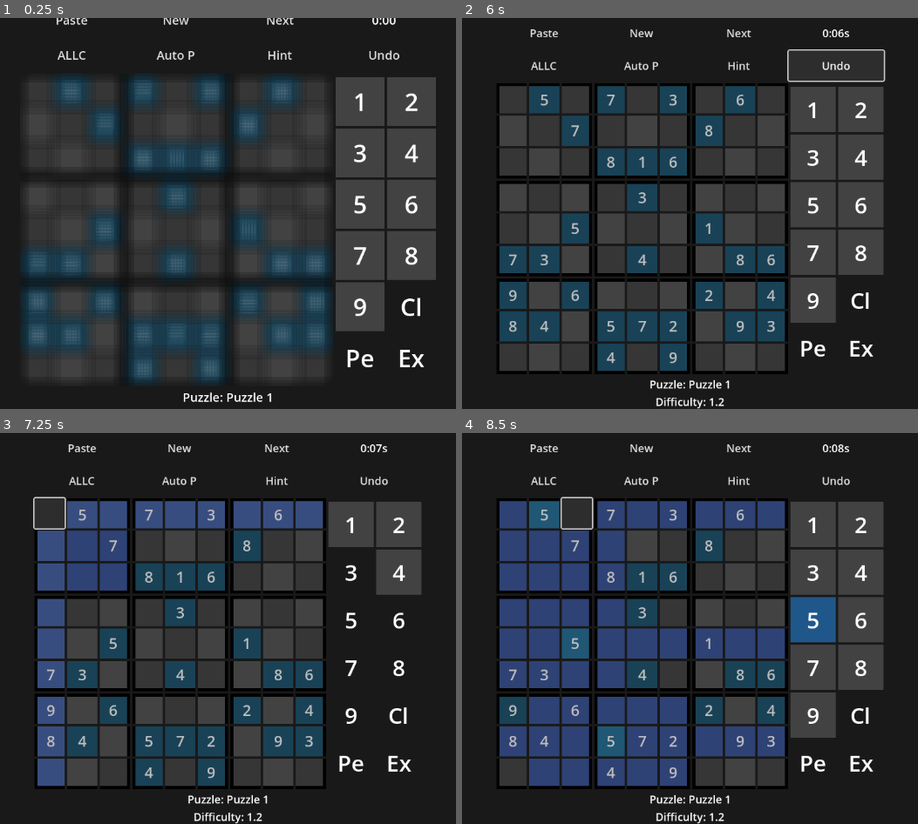
Above: before the commit, frames 1-4 (two rows, left to right).
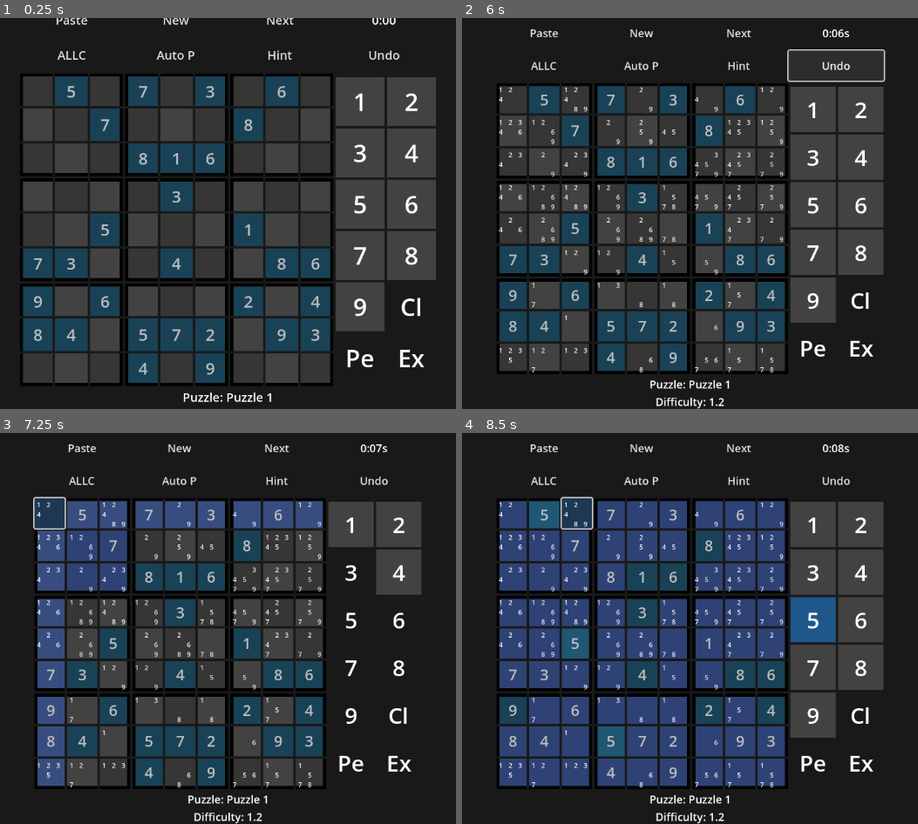
Above: after the commit, the same moments.

Repository: emmertex/nice_sudoku
Game: Godot game, scene res://game_screen.tscn
Two runs of this game, one before a commit and one after it. Both use one fixed random seed, a clock stepped at 60 frames per second and the inputs below.
Inputs (mouse positions are in pixels of both pictures, inside the frame that each line leads up to):
- Up to frame 1 (0.25 s): no input
- Up to frame 2 (6 s): click "Paste" at 0.5 s; click "ALLC" at 1.25 s; click "Num" at 2 s; click "RC" at 2.75 s; click "RCB" at 3.5 s; click "ALL" at 4.25 s; click "Auto P" at 5 s; click "Undo" at 5.75 s
- Up to frame 3 (7.25 s): click (50, 511) at 6.52 s
- Up to frame 4 (8.5 s): click "5" at 7.25 s; click (576, 511) at 8.02 s

The runs differ from the first frame. In frame 1, 13% of the frame differs, in the area x 4-74%, y 14-95%; in frame 2, 1.2%; in frame 3, 1.7%; in frame 4, 9.1%.

Commit message:
More bugs and usability fixes

Diff:
--- a/game_screen.gd
+++ b/game_screen.gd
@@ -5,6 +5,7 @@
 const CLR_BOARD2 = Color(0.26, 0.26, 0.26)
 const CLR_GIVEN = Color(0.1, 0.3, 0.4, 0.8)
 const CLR_SELECT = Color(0.13, 0.4, 0.65, 0.8)
+const CLR_HOVER = Color(0.13, 0.4, 0.65, 0.4)
 const CLR_SAME = Color(0.13, 0.4, 0.55, 0.8)
 const CLR_PLUS = Color(0.25, 0.35, 0.6, 0.8)
 const CLR_BLOCK = Color(0.2, 0.3, 0.55, 0.8)
@@ -61,22 +62,25 @@
 func _initialize():
 	sudoku = Sudoku.new()
 	$ColorRect.color = CLR_BACKGROUND
-	# blur_overlay.material = ShaderMaterial.new()
-	# blur_overlay.material.shader = load("res://blur_shader.gdshader")
-	# blur_overlay.visible = false
 
 func _setup_ui():
 	_create_grid()
 	_setup_number_buttons()
-	update_puzzle_info()
+	_update_ui()
 
 
 func _load_initial_puzzle():
 	load_puzzle(0, "easy")
-	update_puzzle_info()
 	get_tree().call_group("root", "queue_free")
 	get_tree().root.call_deferred("add_child", self)
 	_on_viewport_size_changed()
+
+func _update_ui():
+	_update_buttons()
+	_update_grid()
+	_update_pencil()
+	_update_grid_highlights()
+	update_puzzle_info()
 
 func _connect_signals():
 	get_viewport().size_changed.connect(_on_viewport_size_changed)
@@ -88,12 +92,10 @@
 func load_puzzle(index: int, difficulty: String):
 	sudoku.puzzle_selected = difficulty
 	if sudoku.load_puzzle(sudoku.puzzles[sudoku.puzzle_selected], index):
-		_update_grid()
 		selected_cell = Vector2(-1, -1)
-		_update_grid_highlights()
 		timer_running = true
 		sudoku.puzzle_time = 0
-		_update_buttons()
+		_update_ui()
 	else:
 		print("Failed to load puzzle")
 
@@ -129,6 +131,9 @@
 
 			button.set_custom_minimum_size(Vector2(button_size, button_size))
 			button.add_theme_font_size_override("font_size", button_size * 0.5)
+			var hover_style = StyleBoxFlat.new()
+			hover_style.set_bg_color(CLR_HOVER)
+			button.add_theme_stylebox_override("hover", hover_style)
 			button.pressed.connect(_on_cell_pressed.bind(row, col))
 
 			# Add thicker borders for 3x3 subgrids
@@ -159,6 +164,9 @@
 		var button = number_buttons.get_node("Button" + str(i))
 		button.set_custom_minimum_size(Vector2(button_size,button_size))
 		button.add_theme_font_size_override("font_size", button_size * 0.5)
+		var hover_style = StyleBoxFlat.new()
+		hover_style.set_bg_color(CLR_HOVER)
+		button.add_theme_stylebox_override("hover", hover_style)
 		if i < 10:
 			button.set_text(str(i))
 			button.pressed.connect(_on_number_button_pressed.bind(i))
@@ -167,7 +175,6 @@
 func _on_cell_pressed(row: int, col: int):
 	if selected_cell == Vector2(row, col):
 		selected_cell = Vector2(-1, -1)
-		_update_buttons()
 		_update_grid_highlights()
 		return
 	selected_cell = Vector2(row, col)
@@ -175,8 +182,6 @@
 		if !sudoku.is_given_number(row, col):
 			sudoku.clear_number(row, col)
 			selected_cell = Vector2(-1, -1)
-			_update_grid()
-			_update_pencil()
 
 	if mode == Mode.NUMBER:
 		if sudoku.grid[row][col] == 0:
@@ -185,22 +190,17 @@
 				selected_cell = Vector2(-1, -1)
 		else:
 			selected_num = sudoku.grid[row][col]
-		sudoku.update_RnCnBn()
-		_update_grid()
-		_update_pencil()
+		sudoku.generate_RnCnBn()
 
 	if mode == Mode.PENCIL:
 		if sudoku.grid[row][col] == 0:
 			sudoku.swap_pencil(row, col, selected_num)
 		selected_cell = Vector2(-1, -1)
-		_update_pencil()
 	if mode == Mode.PENCIL_EXCLUDE:
 		if sudoku.grid[row][col] == 0:
 			sudoku.swap_exclude(row, col, selected_num)
 		selected_cell = Vector2(-1, -1)
-		_update_pencil()
-
-	_update_grid_highlights()
+	_update_ui()
 
 func _update_pencil():
 	for row in range(9):
@@ -225,28 +225,21 @@
 			mode = Mode.NUMBER
 			selected_num = number
 			selected_cell = Vector2(-1,-1)
-			sudoku.update_RnCnBn()
-			_update_grid_highlights()
-			_update_grid()
-			_update_pencil()
-			_update_buttons()
+			sudoku.generate_RnCnBn()
+			_update_ui()
 			return
 	if selected_num == number:
 		selected_num = 0
-		_update_buttons()
-		_update_grid_highlights()
+		_update_ui()
+		return
 	selected_num = number
 	if selected_cell.x >= 0 and selected_cell.y >= 0:
 		if mode == Mode.NUMBER:
 			if sudoku.set_number(selected_cell.x, selected_cell.y, number):
-				sudoku.update_RnCnBn()
-				_update_grid()
-				_update_pencil()
+				sudoku.generate_RnCnBn()
 			selected_cell = Vector2(-1,-1)
-			_update_grid_highlights()
 		selected_num = 0
-	_update_grid_highlights()
-	_update_buttons()
+	_update_ui()
 
 func _update_grid():
 	for row in range(9):
@@ -261,6 +254,14 @@
 	if sudoku.is_completed():
 		timer_running = false
 		save_completed_puzzle()
+		show_puzzle_done_popup()
+
+func show_puzzle_done_popup():
+	var popupDone = preload("res://puzzleDone.tscn").instantiate()
+	var dimensions = get_viewport().get_visible_rect().size
+	popupDone.size = Vector2(dimensions.x * 0.5, dimensions.y * 0.5)
+	add_child(popupDone)
+	popupDone.popup_centered()
 
 func _update_buttons():
 	var needed = sudoku.get_needed_numbers()
@@ -306,8 +307,6 @@
 		button.add_theme_stylebox_override("hover", style)
 
 func _update_grid_highlights():
-	_update_buttons()
-
 	match highlight_mode:
 		HighlightMode.NUM:
 			highlight_button.text = "Num"
@@ -530,7 +529,6 @@
 	label.horizontal_alignment = HORIZONTAL_ALIGNMENT_CENTER
 	label.vertical_alignment = VERTICAL_ALIGNMENT_CENTER
 	label.add_theme_font_size_override("font_size", font_size)
-
 	if is_header:
 		label.add_theme_color_override("font_color", Color.YELLOW)
 	return label
@@ -555,13 +553,8 @@
 func _on_load_puzzle_pressed(difficulty: String, index: int):
 	sudoku.puzzle_selected = difficulty
 	load_puzzle(index, difficulty)
-	_update_grid()
 	selected_cell = Vector2(-1, -1)
 	selected_num = 0
-	_update_grid_highlights()
-	_update_buttons()
-	_update_pencil()
-	update_puzzle_info()
 	timer_running = true
 	sudoku.puzzle_time = 0
 	var popup = get_node_or_null("PuzzleSelectionPopup")
@@ -569,30 +562,28 @@
 		popup.queue_free()
 	else:
 		print("PuzzleSelectionPopup not found, it may have been already closed.")
+	_update_ui()
 
 func _on_resume_button_pressed(difficulty: String, index: int):
-	load_puzzle(index, difficulty)
+	print("Loading state for difficulty: " + difficulty + " and index: " + str(index))
+	sudoku.load_state(SAVE_STATE_PATH, difficulty, index)
+	timer_running = true
+	var popup = get_node_or_null("PuzzleSelectionPopup")
+	if popup:
+		popup.queue_free()
+	_update_ui()
 
 func _on_LoadPuzzleButton_pressed():
-	var dialog = FileDialog.new()
-	dialog.file_mode = FileDialog.FILE_MODE_OPEN_FILE
-	dialog.access = FileDialog.ACCESS_FILESYSTEM
-	dialog.filters = ["*.txt ; TXT Files", "*.sdm ; Sudoku Files"]
-	dialog.connect("file_selected", self._on_puzzle_file_selected)
-	add_child(dialog)
-	dialog.popup_centered(Vector2(800, 600))
+	load_puzzle(sudoku.current_puzzle_index+1, sudoku.puzzle_selected)
+	_update_ui()
 
 func _on_puzzle_file_selected(path):
 	if sudoku.puzzle_file(path):
-		_update_grid()
 		selected_cell = Vector2(-1, -1)
 		selected_num = 0
-		_update_grid_highlights()
-		_update_buttons()
-		_update_pencil()
-		update_puzzle_info()
 		timer_running = true
 		sudoku.puzzle_time = 0
+		_update_ui()
 	else:
 		print("Failed to load puzzle from file")
 
@@ -610,9 +601,7 @@
 		mode = Mode.NUMBER_CLR
 	selected_cell = Vector2(-1,-1)
 	selected_num = 0
-	_update_buttons()
-	_update_grid_highlights()
-	_update_pencil()
+	_update_ui()
 
 
 func _on_button_p_pressed():
@@ -620,25 +609,20 @@
 		mode = Mode.NUMBER
 	else:
 		mode = Mode.PENCIL
-	_update_buttons()
+	_update_ui()
 
 func _on_button_pc_pressed():
 	if mode == Mode.PENCIL_EXCLUDE:
 		mode = Mode.NUMBER
 	else:
 		mode = Mode.PENCIL_EXCLUDE
-	_update_buttons()
-	_update_pencil()
-	_update_grid_highlights()
+	_update_ui()
 
 func _on_UndoButton_pressed():
 	selected_cell = Vector2(-1,-1)
 	selected_num = 0
 	sudoku.undo_history()
-	_update_grid()
-	_update_pencil()
-	_update_grid_highlights()
-	_update_buttons()
+	_update_ui()
 
 func _on_timer_timeout():
 	if timer_running:
@@ -653,7 +637,7 @@
 		game_timer_text.text = str(minimum) + ":" + str_sec + "s"
 
 		# Auto-save every minute
-		if sudoku.puzzle_time % 60 == 0:
+		if sudoku.puzzle_time % 10 == 0:
 			save_game_state()
 
 func _input(event):
@@ -676,21 +660,19 @@
 	sudoku.auto_fill_pencil_marks()
 	selected_cell = Vector2(-1,-1)
 	selected_num = 0
-	_update_buttons()
-	_update_grid_highlights()
-	_update_pencil()
+	_update_ui()
+
 
 func _on_highlight_button_pressed():
 	highlight_mode = HighlightMode.values()[(int(highlight_mode) + 1) % HighlightMode.size()]
-	_update_grid_highlights()
-	_update_pencil()
+	_update_ui()
 
 func _on_window_focus_in():
-	blur_overlay.visible = false
+	timer_running = true
 	print("Window focus in")
 
 func _on_window_focus_out():
-	blur_overlay.visible = true
+	timer_running = false
 	print("Window focus out")
 	save_game_state()
 
@@ -706,21 +688,24 @@
 	_connect_generic_button(pastePanel, "CloseButton", self._on_close_paste_panel.bind(pastePanel))
 	var given = ""
 	var puzzle = ""
-	var p810 = ""
+	var p891 = ""
 	for i in range(81):
 		given += str(sudoku.original_grid[i%9][i/9])
 		puzzle += str(sudoku.grid[i%9][i/9])
-	p810 = puzzle
+	p891 = puzzle
 	for i in range(81):
 		for j in range(9):
 			if (sudoku.pencil[i%9][i/9][j]):
-				p810 += "1"
+				p891 += "1"
+			elif (sudoku.exclude[i%9][i/9][j]):
+				p891 += "2"
 			else:
-				p810 += "0"
+				p891 += "0"
 	_set_label_text(pastePanel, "Game81Given", given)
 	_set_label_text(pastePanel, "Game81State", puzzle)
-	_set_label_text(pastePanel, "Game810", p810)
-
+	_set_label_text(pastePanel, "Game891", p891)
+	pastePanel.queue_free()
+	_update_ui()
 
 func _on_close_paste_panel(popup):
 	popup.queue_free()
@@ -734,28 +719,14 @@
 
 func _on_load_button_pressed(text_input, popup):
 	var input_text = text_input.text.strip_edges()
-	if input_text.length() == 81:
-		var puzzle_data = {"grid": string_to_grid(input_text), "difficulty": "Custom", "name": "Custom Puzzle"}
-		sudoku.load_puzzle_from_string(puzzle_data)
-		_update_grid()
+	if sudoku.load_puzzle_from_string(input_text):
 		selected_cell = Vector2(-1, -1)
-		_update_grid_highlights()
 		timer_running = true
 		sudoku.puzzle_time = 0
 		popup.hide()
+		_update_ui()
 	else:
 		print("Invalid input.")
-
-func string_to_grid(puzzle_string: String) -> Array:
-	var _grid = []
-	for i in range(9):
-		var row = []
-		for j in range(9):
-			var index = i * 9 + j
-			var value = int(puzzle_string[index])
-			row.append(value)
-		_grid.append(row)
-	return _grid
 
 func _on_viewport_size_changed():
 	viewport_size = get_viewport().get_visible_rect().size
@@ -779,6 +750,7 @@
 	_resize_number_buttons()
 	_resize_menu_buttons()
 	_resize_grid_buttons()
+	_update_ui()
 
 func _get_orientation():
 	return viewport_size.x < viewport_size.y / 1.2
@@ -849,11 +821,7 @@
 
 func load_game_state() -> bool:
 	if sudoku.load_state(SAVE_STATE_PATH):
-		_update_grid()
-		_update_pencil()
-		_update_grid_highlights()
-		_update_buttons()
-		update_puzzle_info()
+		_update_ui()
 		timer_running = true
 		return true
 	return false
--- a/game_screen.tscn
+++ b/game_screen.tscn
@@ -1,7 +1,6 @@
-[gd_scene load_steps=3 format=3 uid="uid://copuf3rjdgojg"]
+[gd_scene load_steps=2 format=3 uid="uid://copuf3rjdgojg"]
 
 [ext_resource type="Script" path="res://game_screen.gd" id="1_8jluj"]
-[ext_resource type="Script" path="res://blur_overlay.gd" id="2_sxbe2"]
 
 [node name="Control" type="Control"]
 layout_mode = 3
@@ -104,11 +103,6 @@
 layout_mode = 2
 columns = 9
 
-[node name="BlurOverlay" type="ColorRect" parent="Panel/AspectRatioContainer/VBoxContainer/HBoxContainerGrid/AspectRatioContainer"]
-layout_mode = 2
-color = Color(1, 1, 1, 0)
-script = ExtResource("2_sxbe2")
-
 [node name="NumberButtons" type="GridContainer" parent="Panel/AspectRatioContainer/VBoxContainer"]
 layout_mode = 2
 size_flags_horizontal = 4
--- a/paste.gd
+++ b/paste.gd
@@ -7,6 +7,7 @@
 func _ready():
     get_parent().resized.connect(_on_parent_resized)
     _on_parent_resized()
+
 
 func _on_parent_resized():
     var dimension = get_parent().size
@@ -31,3 +32,20 @@
     # Recursively scale child controls
     for child in node.get_children():
         _scale_controls(child, scale_factor)
+
+
+func _on_game_81_text_gui_input(event:InputEvent):
+    if (event is InputEventMouseButton and event.button_index == MOUSE_BUTTON_LEFT and event.pressed) or (event is InputEventScreenTouch and event.pressed):
+        var text = get_node("Game81Text").text
+        DisplayServer.clipboard_set(text)
+
+
+func _on_game_81_given_text_gui_input(event:InputEvent):
+    if (event is InputEventMouseButton and event.button_index == MOUSE_BUTTON_LEFT and event.pressed) or (event is InputEventScreenTouch and event.pressed):
+        var text = get_node("Game81GivenText").text
+        DisplayServer.clipboard_set(text)
+
+func _on_game_891_text_gui_input(event:InputEvent):
+    if (event is InputEventMouseButton and event.button_index == MOUSE_BUTTON_LEFT and event.pressed) or (event is InputEventScreenTouch and event.pressed):
+        var text = get_node("Game891Text").text
+        DisplayServer.clipboard_set(text)
--- a/paste.tscn
+++ b/paste.tscn
@@ -22,7 +22,7 @@
 [node name="H1" type="HBoxContainer" parent="V1"]
 layout_mode = 2
 
-[node name="Game81Text" type="Label" parent="V1/H1"]
+[node name="Game81GivenText" type="Label" parent="V1/H1"]
 custom_minimum_size = Vector2(120, 0)
 layout_mode = 2
 text = "Current Game
@@ -60,15 +60,15 @@
 [node name="H3" type="HBoxContainer" parent="V1"]
 layout_mode = 2
 
-[node name="Game810Text" type="Label" parent="V1/H3"]
+[node name="Game891Text" type="Label" parent="V1/H3"]
 custom_minimum_size = Vector2(120, 0)
 layout_mode = 2
 text = "Current Game
-810 Number
+891 Number
 Puzzle State"
 horizontal_alignment = 1
 
-[node name="Game810" type="TextEdit" parent="V1/H3"]
+[node name="Game891" type="TextEdit" parent="V1/H3"]
 custom_minimum_size = Vector2(0, 89)
 layout_mode = 2
 size_flags_horizontal = 3
@@ -91,7 +91,7 @@
 layout_mode = 2
 size_flags_horizontal = 3
 placeholder_text = "Paste 81 number puzzle or
-810 number state puzzle"
+891 number state puzzle"
 wrap_mode = 1
 scroll_fit_content_height = true
 
@@ -108,3 +108,7 @@
 layout_mode = 2
 size_flags_horizontal = 3
 text = "Close"
+
+[connection signal="gui_input" from="V1/H1/Game81GivenText" to="." method="_on_game_81_given_text_gui_input"]
+[connection signal="gui_input" from="V1/H2/Game81Text" to="." method="_on_game_81_text_gui_input"]
+[connection signal="gui_input" from="V1/H3/Game891Text" to="." method="_on_game_891_text_gui_input"]
--- /dev/null
+++ b/puzzleDone.tscn
@@ -0,0 +1,14 @@
+[gd_scene format=3 uid="uid://bsll2rx5oq2gv"]
+
+[node name="PuzzleDone" type="PopupPanel"]
+visible = true
+
+[node name="Panel" type="PanelContainer" parent="."]
+offset_left = 4.0
+offset_top = 4.0
+offset_right = 96.0
+offset_bottom = 96.0
+
+[node name="Label" type="Label" parent="Panel"]
+layout_mode = 2
+text = "Yay"
--- /dev/null
+++ b/puzzle_done.gd
@@ -0,0 +1,34 @@
+extends PopupPanel
+
+@export var base_width = 100
+@export var base_font_size = 16
+@export var base_height = 50
+
+func _ready():
+    get_parent().resized.connect(_on_parent_resized)
+    _on_parent_resized()
+
+
+func _on_parent_resized():
+    var dimension = get_parent().size
+    var min_dimension = min(dimension.x, dimension.y) * 0.8
+    var scale_factor = min_dimension / base_width
+
+    # Set the size of this popup
+    size = Vector2(base_width * scale_factor, base_height * scale_factor)
+
+    # Scale font sizes and control sizes
+    _scale_controls(self, scale_factor)
+
+func _scale_controls(node, scale_factor):
+    if node is Label or node is Button or node is TextEdit:
+        var new_size = base_font_size * scale_factor
+        node.add_theme_font_size_override("font_size", int(new_size))
+
+        # Scale the custom minimum size of the control
+        if node.custom_minimum_size != Vector2.ZERO:
+            node.custom_minimum_size *= scale_factor
+
+    # Recursively scale child controls
+    for child in node.get_children():
+        _scale_controls(child, scale_factor)
--- a/sudoku_code.gd
+++ b/sudoku_code.gd
@@ -50,6 +50,7 @@
 
 func _generate_pencil_grid():
 	pencil = []
+	exclude = []
 	for _i in range(9):
 		var row = []
 		for _j in range(9):
@@ -60,7 +61,7 @@
 		pencil.append(row)
 		exclude.append(row)
 
-func _generate_RnCnBn():
+func generate_RnCnBn():
 	Rn = []
 	Cn = []
 	Bn = []
@@ -68,9 +69,6 @@
 		Rn.append([0xFFFF,0xFFFF,0xFFFF,0xFFFF,0xFFFF,0xFFFF,0xFFFF,0xFFFF,0xFFFF])
 		Cn.append([0xFFFF,0xFFFF,0xFFFF,0xFFFF,0xFFFF,0xFFFF,0xFFFF,0xFFFF,0xFFFF])
 		Bn.append([0xFFFF,0xFFFF,0xFFFF,0xFFFF,0xFFFF,0xFFFF,0xFFFF,0xFFFF,0xFFFF])
-	update_RnCnBn()
-
-func update_RnCnBn():
 	for cell in range(Cardinals.Length):
 		var row = Cardinals.Rx[cell]
 		var col = Cardinals.Cy[cell]
@@ -85,41 +83,36 @@
 				var rc = Cardinals.box_to_rc(box, i)
 				Bn[rc.x][rc.y] &= mask
 
-# Puzzle Loading
-func puzzle_file(path: String) -> bool:
-	return load_puzzle(path, 0)
-
 func load_puzzle(puzzle_file: String, puzzle_index: int) -> bool:
 	var file = FileAccess.open(puzzle_file, FileAccess.READ)
 	if file == null:
 		print("Failed to open Puzzle File")
 		return false
-
+	_init()
 	var line_count = 0
 	while not file.eof_reached():
 		var line = file.get_line()
 		if line_count == puzzle_index:
 			var puzzle_data = parse_puzzle_line(line)
-			return load_puzzle_from_string(puzzle_data, puzzle_index)
+			return load_puzzle_from_dictionary(puzzle_data, puzzle_index)
 
 		line_count += 1
 
 	print("Puzzle index out of range")
 	return false
 
-func load_puzzle_from_string(puzzle_data: Dictionary, puzzle_index: int = 0) -> bool:
+func load_puzzle_from_dictionary(puzzle_data: Dictionary, puzzle_index: int = 0) -> bool:
 	if puzzle_data.is_empty():
 		print("Invalid puzzle data")
 		return false
-
+	_init()
 	grid = puzzle_data["grid"]
 	original_grid = grid.duplicate(true)
 	current_puzzle_name = puzzle_data.get("name", "Puzzle " + str(puzzle_index + 1))
 	current_puzzle_difficulty = puzzle_data["difficulty"]
 	current_puzzle_index = puzzle_index
-	_generate_pencil_grid()
-
-	_generate_RnCnBn()
+	generate_RnCnBn()
+	_clear_history()
 	return true
 
 
@@ -134,29 +127,64 @@
 
 	return result
 
+func load_puzzle_from_string(line: String) -> bool:
+	if line.length() == 81:
+		_init()
+		grid = string_to_grid(line.substr(0, 81))
+		original_grid = grid.duplicate(true)
+		current_puzzle_difficulty = "Unknown"
+		current_puzzle_name = "Custom Puzzle"
+	elif line.length() == 99:
+		_init()
+		current_puzzle_difficulty = line.substr(95, 4).strip_edges()
+		grid = string_to_grid(line.substr(13, 81))
+		original_grid = grid.duplicate(true)
+		current_puzzle_name = "Custom Puzzle"
+	elif line.length() == 891:
+		_init()
+		original_grid = string_to_grid(line.substr(0, 81))
+		grid = string_to_grid(line.substr(81, 81))
+		current_puzzle_name = "Custom Resume"
+		# Iterate over every character from 162 to 891
+		for i in range(162, 891):
+			var row = (i - 162) / 81
+			var col = ((i - 162) % 81) / 9
+			var num = (i - 162) % 9
+			if line[i] == "1":
+				pencil[row][col][num] = true
+				exclude[row][col][num] = false
+			elif line[i] == "2":
+				exclude[row][col][num] = true
+				pencil[row][col][num] = false
+			else:
+				pencil[row][col][num] = false
+				exclude[row][col][num] = false
+	else:
+		return false
+
+	generate_RnCnBn()
+	_clear_history()
+	current_puzzle_index = 0
+	return true
+
 func parse_puzzle_line(line: String) -> Dictionary:
 	var result = {}
 
 	print(line)
 	print(line.length())
 
-	if line.length() < 99:
+	if line.length() == 81:
 		result["difficulty"] = "Unknown"
 		result["hashstr"] = "Unknown"
 		result["grid"] = string_to_grid(line.substr(0, 81))
-		result["name"] = puzzle_selected
-		return result
-
-	var hashstr = line.substr(0, 12)
-	var puzzle_string = line.substr(13, 81)
-	var difficulty = line.substr(95, 4).strip_edges()
-
-	result["hashstr"] = hashstr
-	result["difficulty"] = difficulty
-	result["grid"] = string_to_grid(puzzle_string)
-
-	if line.length() > 99:
-		result["name"] = line.substr(99).strip_edges()
+		result["name"] = "Custom Puzzle"
+	else:
+		var hashstr = line.substr(0, 12)
+		var puzzle_string = line.substr(13, 81)
+		var difficulty = line.substr(95, 4).strip_edges()
+		result["hashstr"] = hashstr
+		result["difficulty"] = difficulty
+		result["grid"] = string_to_grid(puzzle_string)
 
 	print(result)
 	return result
@@ -245,7 +273,7 @@
 func clear_number(row: int, col: int):
 	store_number_history(row, col, grid[row][col])
 	grid[row][col] = 0
-	_generate_RnCnBn()
+	generate_RnCnBn()
 
 func is_completed() -> bool:
 	for row in range(9):
@@ -257,47 +285,49 @@
 
 # Pencil Marks and Exclude
 func auto_fill_pencil_marks():
+	generate_RnCnBn()
 	for row in range(9):
 		for col in range(9):
 			var valid_numbers = _get_valid_numbers(row, col)
-			if valid_numbers.size() > 0:
-				for num in valid_numbers:
-					store_pencil(row, col, num, true)
+			for i in range(9):
+				if i+1 in valid_numbers:
+					pencil[row][col][i] = true
+				else:
+					pencil[row][col][i] = false
+
 
 func swap_pencil(row: int, col:int, num:int) -> void:
 	store_pencil(row, col, num, !pencil[row][col][num-1], true)
 
-func store_pencil(row: int, col:int, num:int, state:bool, keep_history:bool = true) -> void:
-	if exclude[row][col][num-1] == true:
-		store_exclude(row, col, num, false, keep_history)
-		return
+func store_pencil(row: int, col:int, num:int, state:bool, keep_history:bool = true, noreturn:bool = false) -> void:
 	pencil_history.append([row, col, num, pencil[row][col][num-1]])
 	pencil[row][col][num-1] = state
 	if keep_history:
 		history.append(3)
 	else:
 		history.append(1)
+	if exclude[row][col][num-1] == true && noreturn == false:
+		store_exclude(row, col, num, false, keep_history, true)
 
 func swap_exclude(row: int, col:int, num:int) -> void:
 	store_exclude(row, col, num, !exclude[row][col][num-1], true)
 
-func store_exclude(row: int, col:int, num:int, state:bool, keep_history:bool = true) -> void:
-	if pencil[row][col][num-1] == true:
-		store_pencil(row, col, num, false, keep_history)
-		return
+func store_exclude(row: int, col:int, num:int, state:bool, keep_history:bool = true, noreturn:bool = false) -> void:
 	exclude_history.append([row, col, num, exclude[row][col][num-1]])
 	exclude[row][col][num-1] = state
 	if keep_history:
 		history.append(4)
 	else:
 		history.append(2)
+	if pencil[row][col][num-1] == true && noreturn == false:
+		store_pencil(row, col, num, false, keep_history, true)
 
 # History Management
 func store_number_history(row: int, col:int, num:int) -> void:
 	number_history.append([row, col, num])
 	history.append(0)
 
-func clear_history() -> void:
+func _clear_history() -> void:
 	history = []
 	number_history = []
 	pencil_history = []
@@ -307,7 +337,7 @@
 	if number_history.size() > 0:
 		var last = number_history.pop_back()
 		grid[last[0]][last[1]] = last[2]
-		_generate_RnCnBn()
+		generate_RnCnBn()
 
 func undo_pencil_history() -> void:
 	if pencil_history.size() > 0:
@@ -401,9 +431,6 @@
 	var save_data = {
 		"grid": grid,
 		"original_grid": original_grid,
-		"Rn": Rn,
-		"Cn": Cn,
-		"Bn": Bn,
 		"pencil": pencil,
 		"exclude": exclude,
 		"history": history,
@@ -444,13 +471,12 @@
 	var save_to_load = null
 
 	if difficulty == "" and index == -1:
-		# Load latest save state
 		if puzzle_saves.size() > 0:
 			save_to_load = puzzle_saves[-1]
 	else:
-		# Match difficulty and index
 		for save in puzzle_saves:
-			if save.current_puzzle_difficulty == difficulty and save.current_puzzle_index == index:
+			print("Save to load: " + str(save.puzzle_selected) + " " + str(save.current_puzzle_index))
+			if save.puzzle_selected == difficulty and save.current_puzzle_index == index:
 				save_to_load = save
 				break
 
@@ -459,9 +485,6 @@
 
 	grid = save_to_load.grid
 	original_grid = save_to_load.original_grid
-	Rn = save_to_load.Rn
-	Cn = save_to_load.Cn
-	Bn = save_to_load.Bn
 	pencil = save_to_load.pencil
 	exclude = save_to_load.exclude
 	history = save_to_load.history
@@ -473,6 +496,7 @@
 	current_puzzle_index = save_to_load.current_puzzle_index
 	puzzle_selected = save_to_load.puzzle_selected
 	puzzle_time = save_to_load.puzzle_time
+	generate_RnCnBn()
 
 	return true
 
